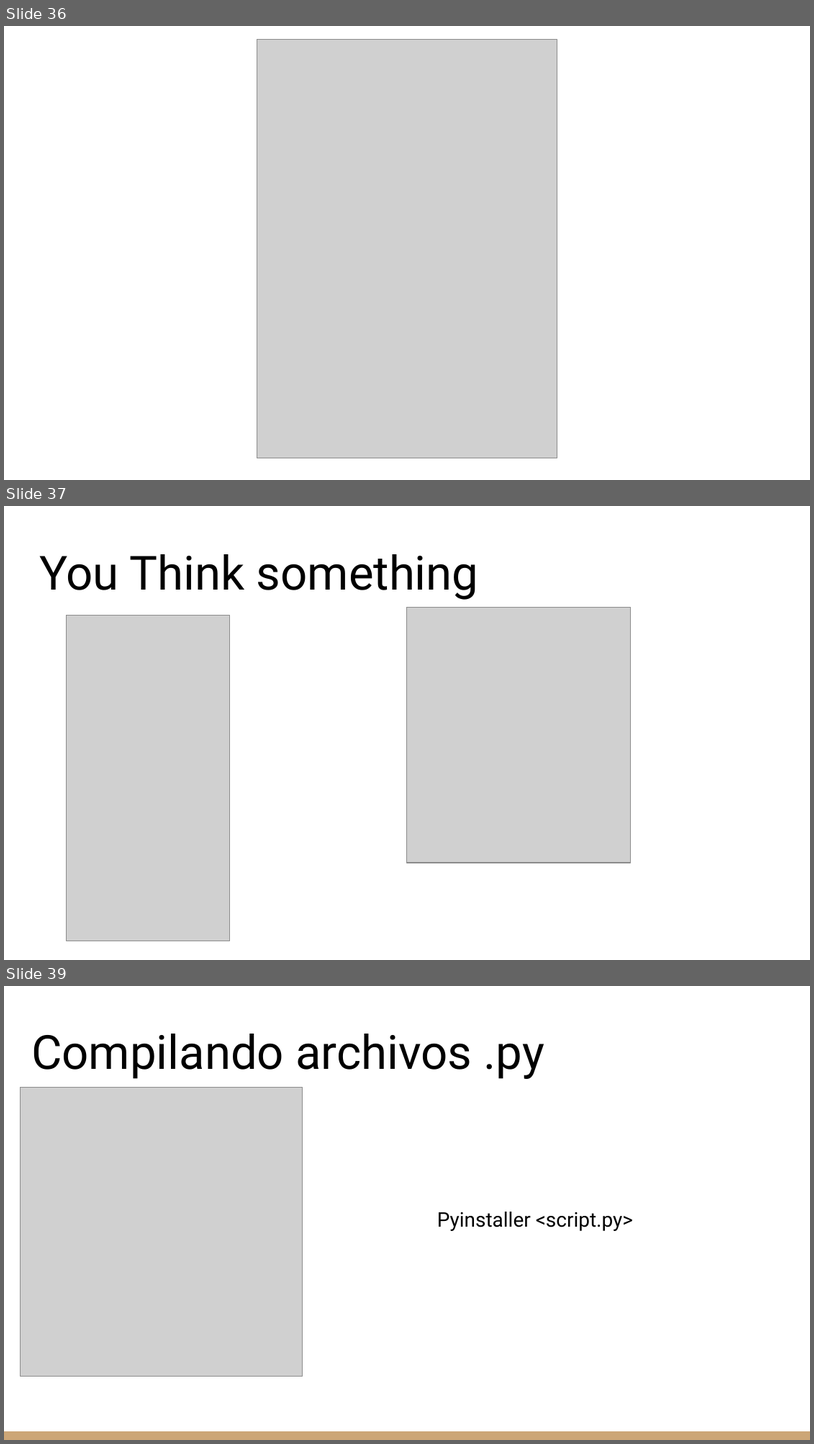
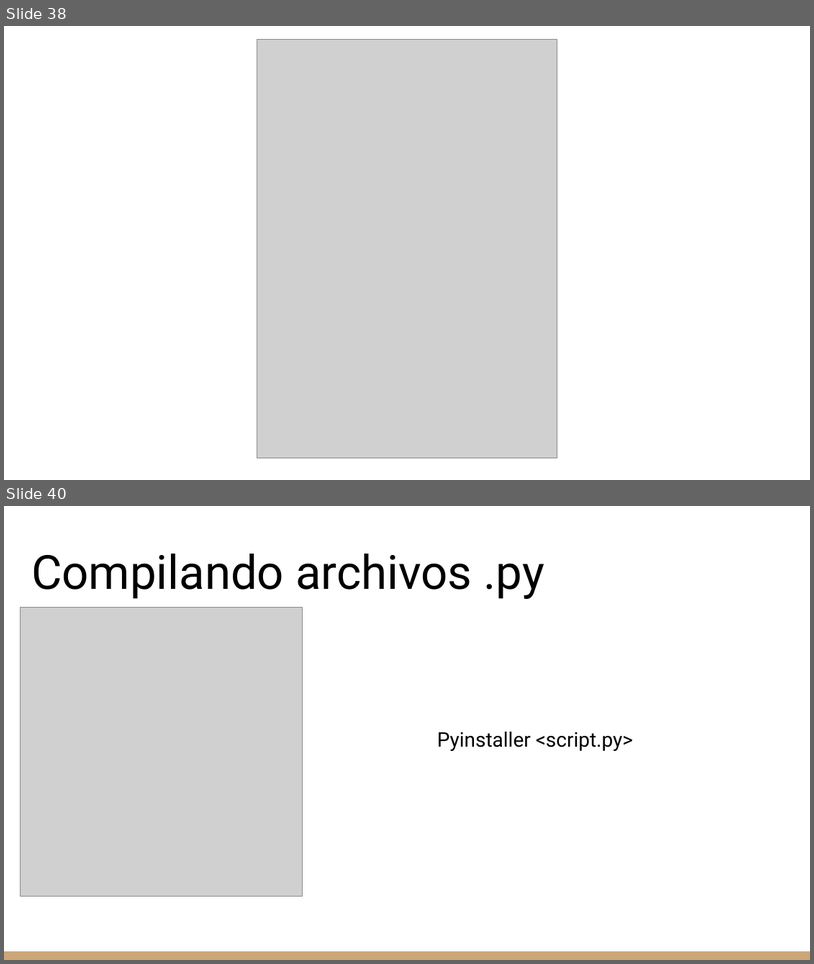
Before and after one commit to cyberh99/python-s-initiations, a slide deck: Python_slides.odp. Shown one above the other, each under a label of ours: slides 36, 37 and 39 before the commit, slides 38 and 40 after it; the slides between them are not shown. The pictures are 814x1444 and 814x964 pixels, drawn with LibreOffice and Linux fonts; fonts in the diff are those of the drawing; grey boxes stand for pictures. Boxes give left, top, right and bottom in pixels: in the first picture for what was removed or moved away, otherwise in the second. Text is boxed around its words. In the diff, an @@ line names an element or a change of style, - is before the commit and + after.

```diff
--- a/Python_slides.odp
+++ b/Python_slides.odp
@@ slide 37 removed at (4,506,810,960), background #FFFFFF @@
@@ title removed at (39,554,479,600) @@
-You Think something
@@ picture removed at (407,607,631,862) @@
@@ picture removed at (67,615,230,941) @@
@@ what was slide 36 is now slide 38 @@
@@ what was slide 39 is now slide 40 @@
```
Also in this commit, not shown: 6 slides added, 3 other slides removed, 1 other file.
